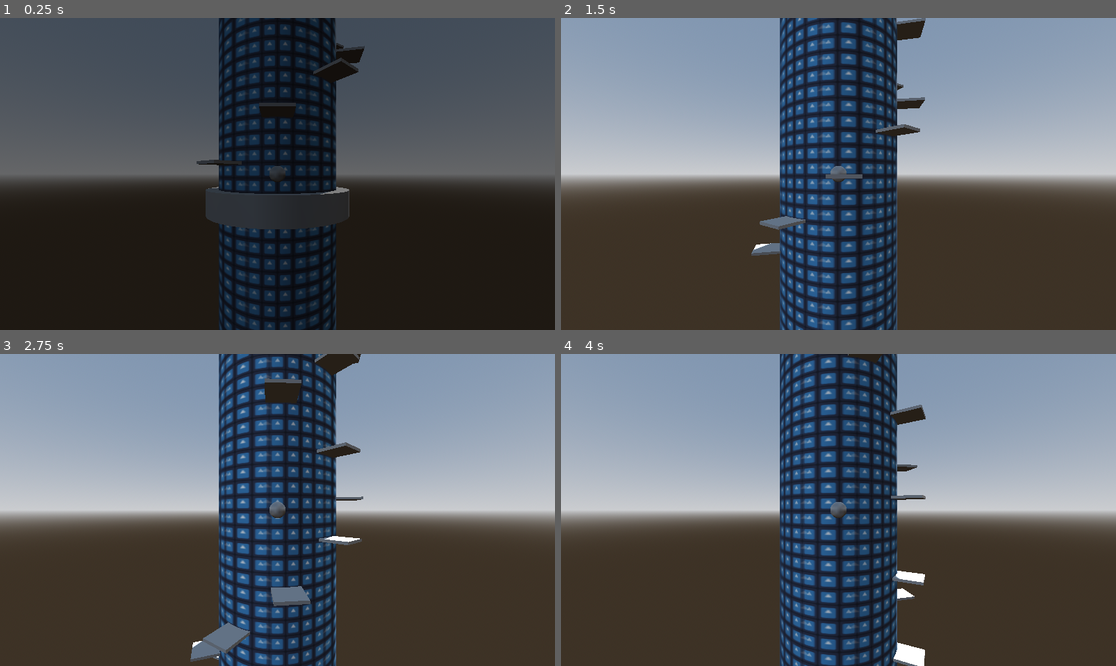
Above: before the commit, frames 1-4 (two rows, left to right).
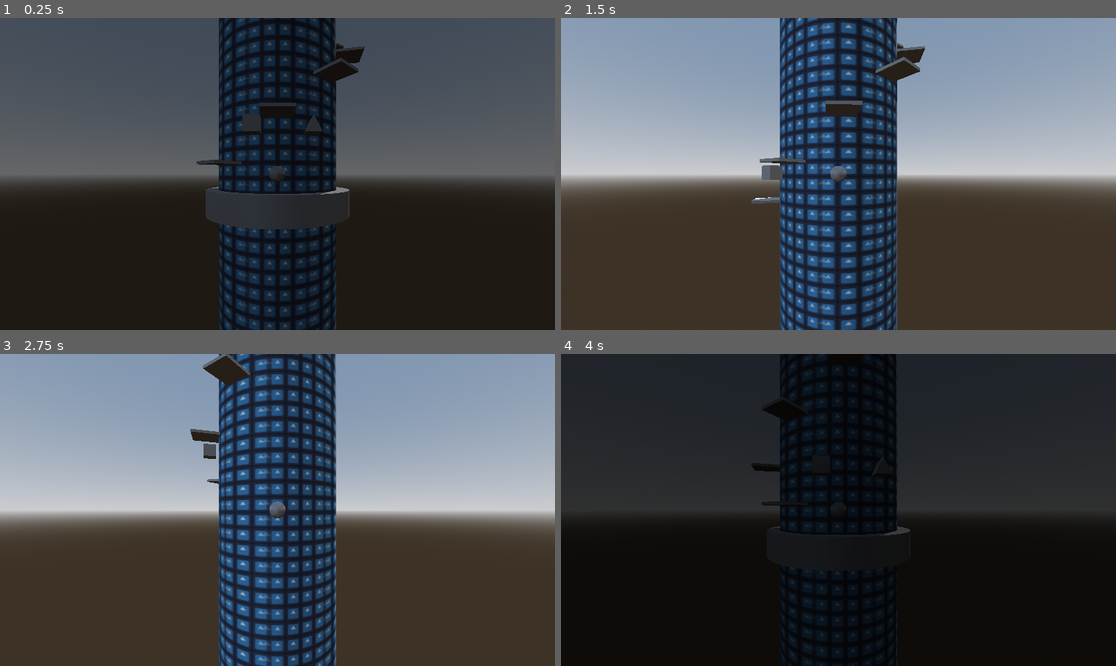
Above: after the commit, the same moments.

Repository: safgd/Infinite-Jump-Game
Game: Godot game, scene res://Scenes/game.tscn
Two runs of this game, one before a commit and one after it. Both use one fixed random seed, a clock stepped at 60 frames per second and the inputs below. The engine's default icon, where the game draws it, is replaced by a stand-in: a white triangle on a blue panel in a dark square.
Inputs:
- Up to frame 1 (0.25 s): no input
- Up to frame 2 (1.5 s): tap Enter (ui_accept) at 0.5, 0.6, 0.77, 1.07, 1.35 s; hold Right (ui_right) 0.53-1.28 s; hold Down (ui_down) from 1.28 s (still down)
- Up to frame 3 (2.75 s): tap Enter (ui_accept) at 1.52, 1.82, 2.1 s; release Down (ui_down) at 2.03 s; hold Right (ui_right) from 2.03 s (still down)
- Up to frame 4 (4 s): release Right (ui_right) at 2.78 s; hold Up (ui_up) 2.78-3.53 s; tap Enter (ui_accept) at 2.85, 3.02, 3.32, 3.6, 3.77 s; hold Left (ui_left) from 3.53 s (still down)

The runs differ from the first frame. In frame 1, 0.2% of the frame differs, in the area x 43-59%, y 30-38%; in frame 2, 2.3%; in frame 3, 8.0%; in frame 4, 95%, in the area x 0-100%, y 0-100%.

Commit message:
added a system for collectables, but they don't spawn yet
they player can hold one collectable at a time

pressing space activated it's usage

types:
-one time a extra jump
-temporary low gravity

Diff:
--- /dev/null
+++ b/Scenes/Collectables/collectable_template.tscn
@@ -0,0 +1,8 @@
+[gd_scene format=3 uid="uid://bk7tfhxun24c0"]
+
+[ext_resource type="Script" uid="uid://c887xrgbnaef8" path="res://Scripts/collectable_template.gd" id="1_w4y8p"]
+
+[node name="Collectable Template" type="Area3D" unique_id=1373891268]
+script = ExtResource("1_w4y8p")
+
+[connection signal="body_entered" from="." to="." method="_on_body_entered"]
--- /dev/null
+++ b/Scenes/Collectables/extra_jump_collectable.tscn
@@ -0,0 +1,16 @@
+[gd_scene format=3 uid="uid://8w2kj46kbuh"]
+
+[ext_resource type="PackedScene" uid="uid://bk7tfhxun24c0" path="res://Scenes/Collectables/collectable_template.tscn" id="1_yqa53"]
+
+[sub_resource type="BoxShape3D" id="BoxShape3D_vqeoi"]
+
+[sub_resource type="BoxMesh" id="BoxMesh_ixgh3"]
+
+[node name="Extra Jump Collectable" unique_id=1373891268 instance=ExtResource("1_yqa53")]
+type = 1
+
+[node name="CollisionShape3D" type="CollisionShape3D" parent="." index="0" unique_id=446615466]
+shape = SubResource("BoxShape3D_vqeoi")
+
+[node name="MeshInstance3D" type="MeshInstance3D" parent="." index="1" unique_id=2088736451]
+mesh = SubResource("BoxMesh_ixgh3")
--- /dev/null
+++ b/Scenes/Collectables/low_gravity_collectable.tscn
@@ -0,0 +1,18 @@
+[gd_scene format=3 uid="uid://cme4kru38noax"]
+
+[ext_resource type="PackedScene" uid="uid://bk7tfhxun24c0" path="res://Scenes/Collectables/collectable_template.tscn" id="1_xio22"]
+
+[sub_resource type="PrismMesh" id="PrismMesh_bfkqq"]
+
+[sub_resource type="SphereShape3D" id="SphereShape3D_kkegf"]
+radius = 0.8481587
+
+[node name="Low Gravity Collectable" unique_id=1373891268 instance=ExtResource("1_xio22")]
+type = 2
+
+[node name="MeshInstance3D" type="MeshInstance3D" parent="." index="0" unique_id=714412373]
+mesh = SubResource("PrismMesh_bfkqq")
+
+[node name="CollisionShape3D" type="CollisionShape3D" parent="." index="1" unique_id=1143136356]
+transform = Transform3D(1, 0, 0, 0, 1, 0, 0, 0, 1, 0, -0.0999797, 0)
+shape = SubResource("SphereShape3D_kkegf")
--- a/Scenes/game.tscn
+++ b/Scenes/game.tscn
@@ -5,6 +5,8 @@
 [ext_resource type="PackedScene" uid="uid://bee4jed1q385p" path="res://Scenes/player.tscn" id="3_wrm1d"]
 [ext_resource type="PackedScene" uid="uid://dbnunemynkeps" path="res://Scenes/world_reshift_zone.tscn" id="4_3dryh"]
 [ext_resource type="PackedScene" uid="uid://bxts7e6b3p2jk" path="res://Scenes/game_ui.tscn" id="5_wowpa"]
+[ext_resource type="PackedScene" uid="uid://8w2kj46kbuh" path="res://Scenes/Collectables/extra_jump_collectable.tscn" id="6_1l0tm"]
+[ext_resource type="PackedScene" uid="uid://cme4kru38noax" path="res://Scenes/Collectables/low_gravity_collectable.tscn" id="7_v158k"]
 
 [sub_resource type="ProceduralSkyMaterial" id="ProceduralSkyMaterial_3dryh"]
 sky_horizon_color = Color(0.66224277, 0.6717428, 0.6867428, 1)
@@ -36,6 +38,12 @@
 
 [node name="Cylinder Map" parent="." unique_id=1029750433 instance=ExtResource("1_qxrlw")]
 
+[node name="Extra Jump Collectable" parent="Cylinder Map" unique_id=1373891268 instance=ExtResource("6_1l0tm")]
+transform = Transform3D(1, 0, 0, 0, 1, 0, 0, 0, 1, -1.5301871, 5.2300477, 5.6999598)
+
+[node name="Low Gravity Collectable" parent="Cylinder Map" unique_id=416615428 instance=ExtResource("7_v158k")]
+transform = Transform3D(1, 0, 0, 0, 1, 0, 0, 0, 1, 2.117497, 5.2300477, 5.6999598)
+
 [node name="Base" type="StaticBody3D" parent="." unique_id=493004377]
 
 [node name="MeshInstance3D" type="MeshInstance3D" parent="Base" unique_id=1000784554]
--- a/Scenes/player.tscn
+++ b/Scenes/player.tscn
@@ -16,3 +16,9 @@
 
 [node name="CollisionShape3D" type="CollisionShape3D" parent="." unique_id=8808803]
 shape = SubResource("SphereShape3D_v0iea")
+
+[node name="Collectable Use Timer" type="Timer" parent="." unique_id=1926925412]
+wait_time = 5.0
+one_shot = true
+
+[connection signal="timeout" from="Collectable Use Timer" to="." method="_on_collectable_use_timer_timeout"]
--- /dev/null
+++ b/Scripts/collectable_template.gd
@@ -0,0 +1,15 @@
+class_name Collectable
+extends Area3D
+
+enum Type{
+	EMPTY,
+	EXTRA_JUMP,
+	LOW_GRAVITY
+}
+@export var type: Type
+
+
+func _on_body_entered(body: Node3D) -> void:
+	if body is Player:
+		(body as Player).pickup_collectable(type)
+		call_deferred("queue_free")
--- a/Scripts/player.gd
+++ b/Scripts/player.gd
@@ -8,16 +8,22 @@
 @export var jump_velocity = 4.5
 var started: bool = false
 @export var gravity_force: float = -12
-var gravity: Vector3
+@export var lowered_gravity_force: float = -6
 
-func _ready() -> void:
-	gravity = Vector3(0, gravity_force, 0)
+var usable_collectable: Collectable.Type
+var active_collectable: Collectable.Type
+@onready var collectable_use_timer: Timer = $"Collectable Use Timer"
+
+
 
 func _physics_process(delta: float) -> void:
 	# Add the gravity.
 
 	if not is_on_floor():
-		velocity += gravity * delta
+		if active_collectable == Collectable.Type.LOW_GRAVITY:
+			velocity += Vector3(0, lowered_gravity_force, 0) * delta
+		else:
+			velocity += Vector3(0, gravity_force, 0) * delta
 	elif started:
 		#jump()
 		pass
@@ -28,9 +34,16 @@
 		started = true
 		if base:
 			base.call_deferred("queue_free")
-	# for debugging
-	elif Input.is_action_just_pressed("ui_accept"):
-		jump()
+
+	if Input.is_action_just_pressed("ui_accept") and usable_collectable != Collectable.Type.EMPTY:
+		match usable_collectable:
+			Collectable.Type.EXTRA_JUMP:
+				jump()
+			Collectable.Type.LOW_GRAVITY:
+				active_collectable = Collectable.Type.LOW_GRAVITY
+				collectable_use_timer.start()
+
+		usable_collectable = Collectable.Type.EMPTY
 
 	# Get the input direction and handle the movement/deceleration.
 	# As good practice, you should replace UI actions with custom gameplay actions.
@@ -40,10 +53,15 @@
 	if direction:
 		map_to_rotate.rotation_degrees.y +=  -direction.x * speed * delta
 
-
-
 	move_and_slide()
 
 
 func jump()->void:
 	velocity.y = jump_velocity
+
+func pickup_collectable(type: Collectable.Type)->void:
+	usable_collectable = type
+
+
+func _on_collectable_use_timer_timeout() -> void:
+	active_collectable = Collectable.Type.EMPTY
Not shown, added: Scripts/collectable_template.gd.uid
